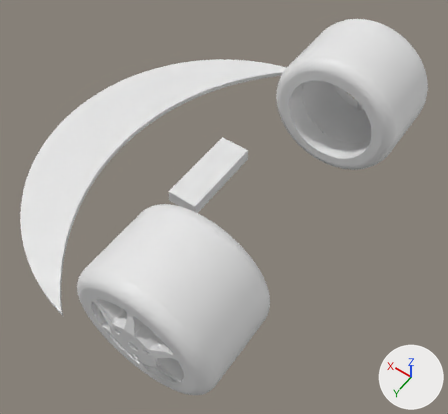
Two versions of the Blender file 3d/迷你foc 底盘5.blend, one commit apart.
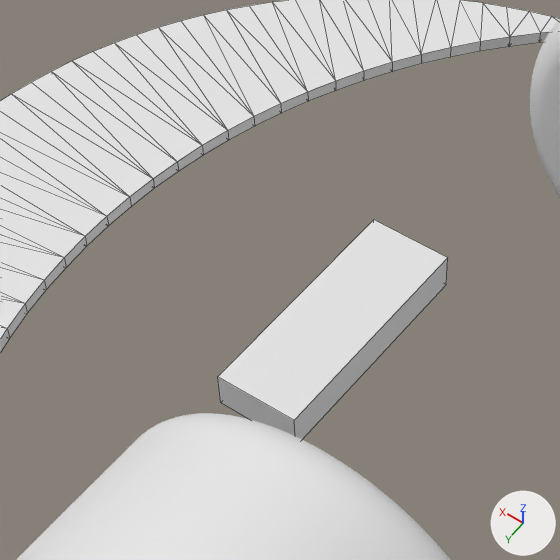
Each version appears first whole from a 50 mm camera at (-0.055, 0.1014, 0.151) aimed at (0.0124, 0.007, 0.0027), and next in a close-up on the part from 21% to 64% of the width and 15% to 62% of the height. Lighting does not change. The marker at lower right points along +X, +Y and +Z. The close-ups show mesh edges as thin lines. The same objects are shown in both versions, whatever each file hides.

Objects in the first close-up: 'NEITAI', 'NEITAI.001', '圆环.001', '立方体.004'.
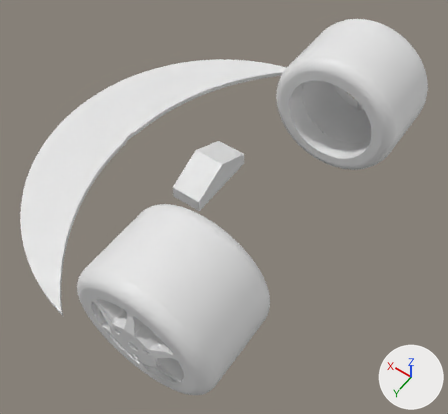
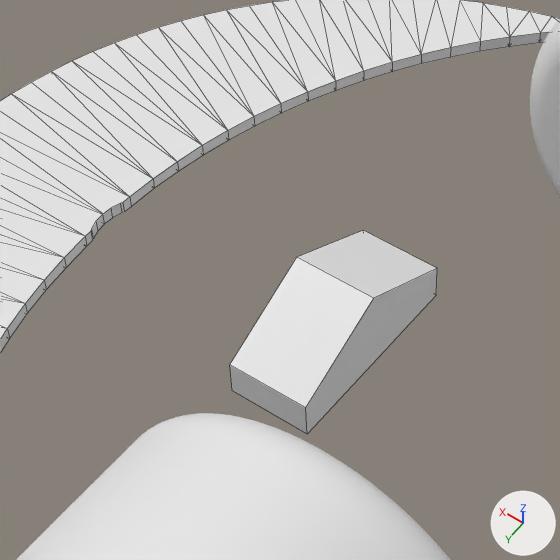
Boxes [x1, y1, x2, y2] around the edits, measured in the close-ups (560 x 560 px):
'圆环.001', modifiers changed: [0, 0, 559, 352] in both
'立方体.004', reshaped (10% narrower, 7% shorter): before [218, 220, 448, 439]; after [230, 230, 437, 434]

The change, as a diff of the scene's bpy script:
```diff
--- a/3d/迷你foc 底盘5.blend.py
+++ b/3d/迷你foc 底盘5.blend.py
@@ me_立方体_019 @@
 # used by ob_立方体_004; location = (0.023, 0.0, 0.0)
-me_立方体_019.from_pydata(...)  # 8 vertices, 6 faces; spans x -0.005..0.005, y -0.014..0.014, z 0.0016..0.006
+me_立方体_019.from_pydata(...)  # 10 vertices, 7 faces; spans x -0.005..0.005, y -0.012..0.012, z 0.0016..0.012
+# me_立方体_019 part 1: the whole mesh is rebuilt
@@ ob_圆环_001 @@
 ob_圆环_001.location = (0.018, 0.0, 0.0)
+_m = ob_圆环_001.modifiers.new('布尔', 'BOOLEAN')
+_m.object = ob_柱体_013
```
